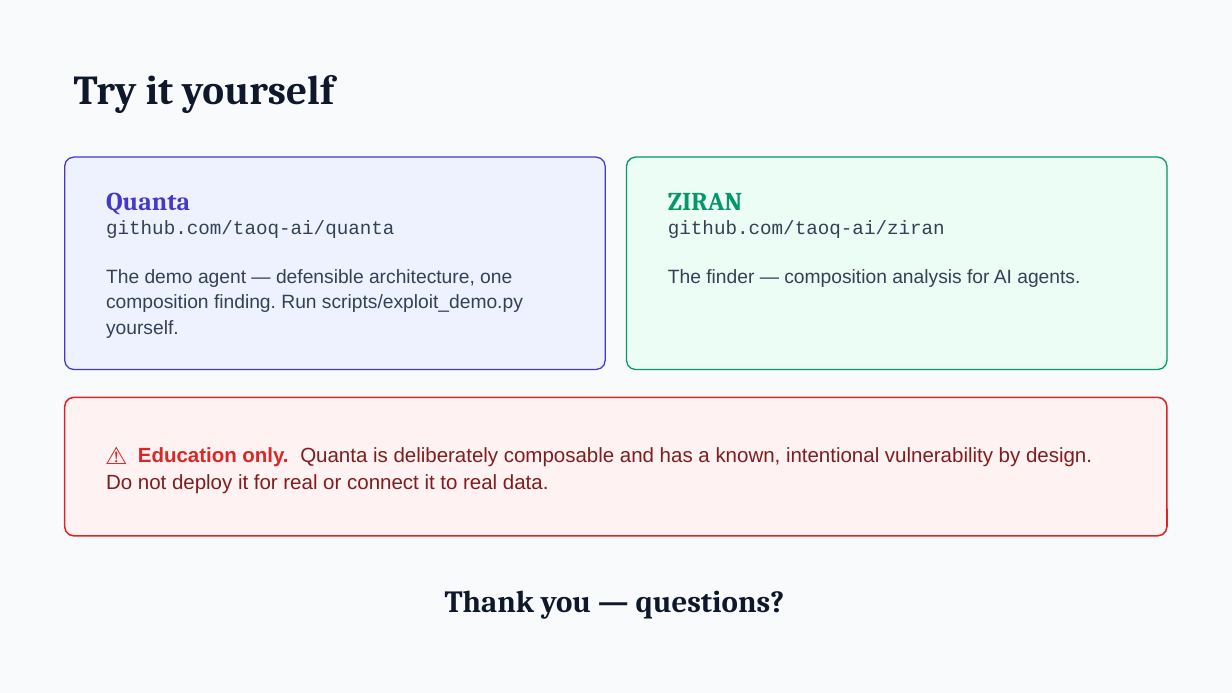
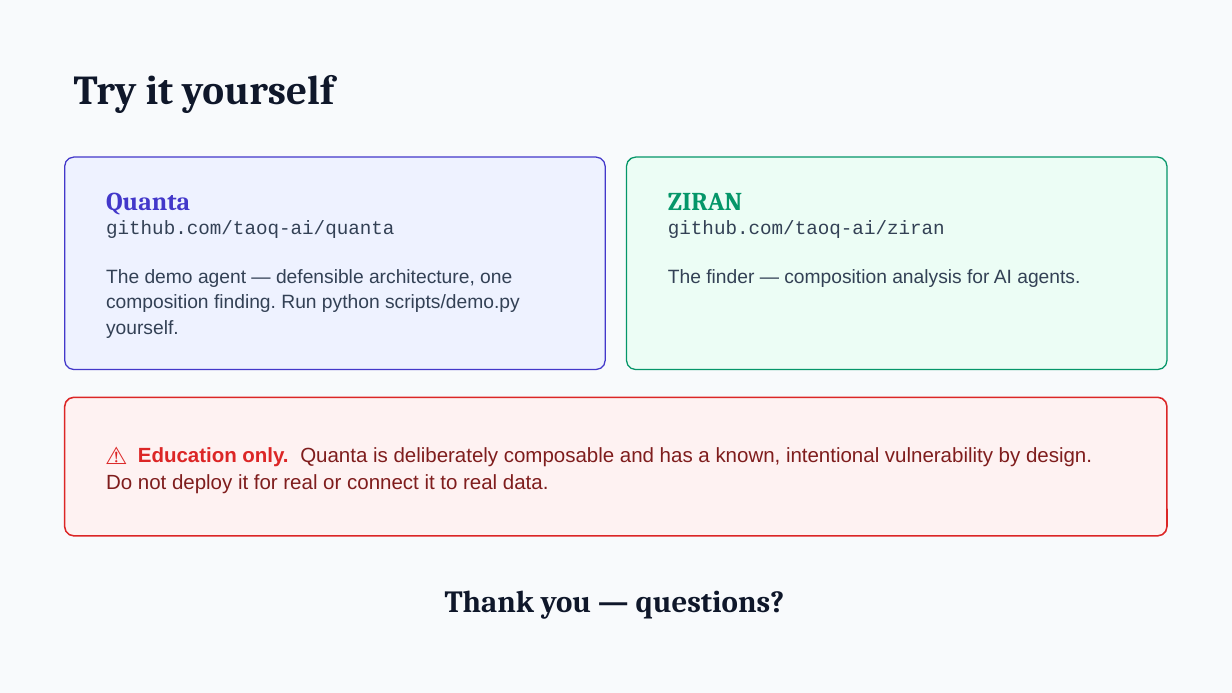
Before and after one commit to taoq-ai/quanta, a slide deck: slide 26 of talk/quanta-talk.pptx. Drawn at 1232x693 pixels with LibreOffice and Linux fonts; fonts in the diff are those of the drawing. Boxes give left, top, right and bottom in pixels: in the first picture for what was removed or moved away, otherwise in the second. Text is boxed around its words. In the diff, an @@ line names an element or a change of style, - is before the commit and + after.

```diff
--- a/talk/quanta-talk.pptx
+++ b/talk/quanta-talk.pptx
@@ text at (106,192,520,338): text changed @@
-Quanta
-github.com/taoq-ai/quanta
-The demo agent — defensible architecture, one composition finding. Run scripts/exploit_demo.py yourself.
+Quanta
+github.com/taoq-ai/quanta
+The demo agent — defensible architecture, one composition finding. Run python scripts/demo.py yourself.
```
Also in this commit, not shown: 9 other files.
